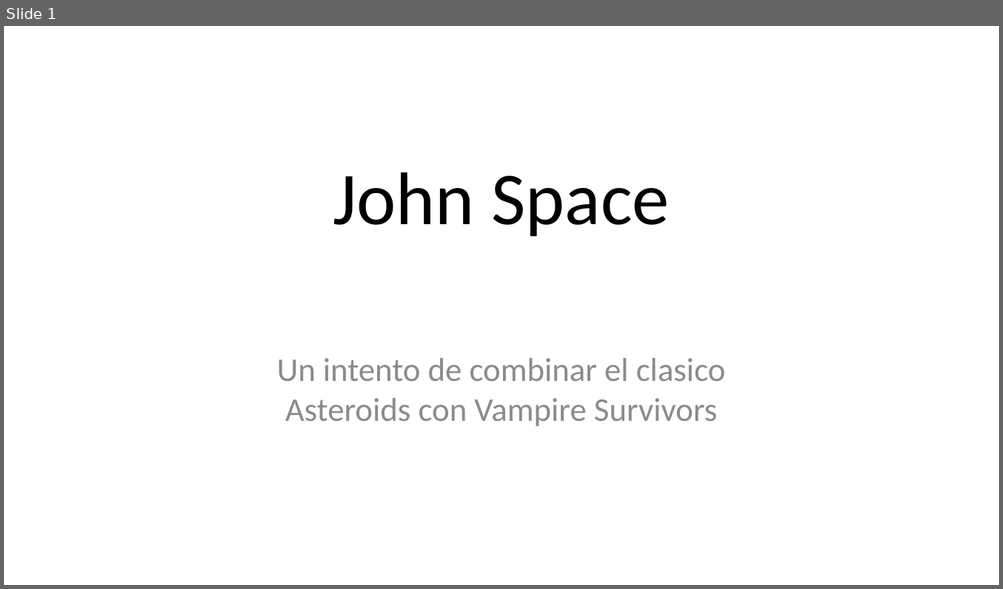
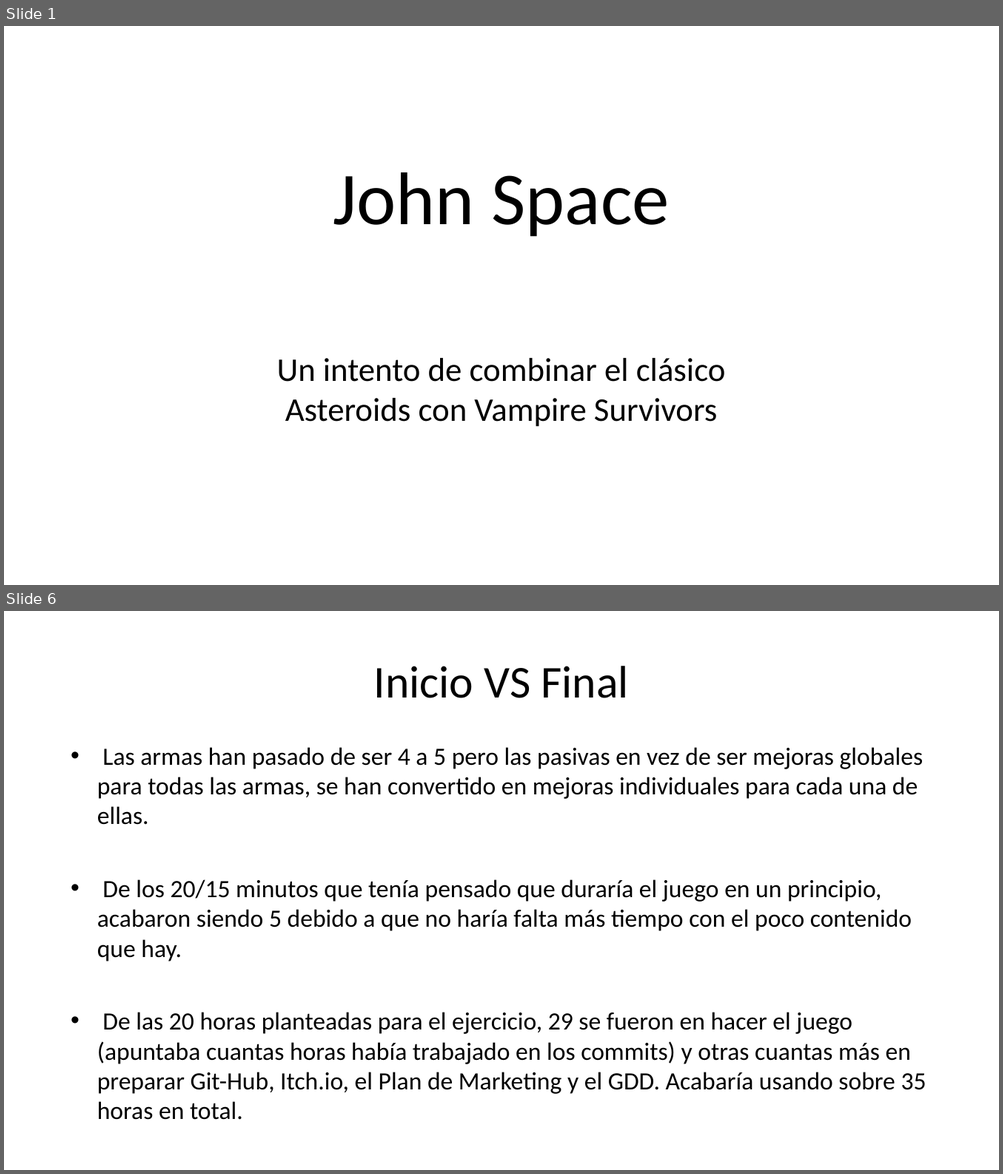
Before and after one commit to AdriCabado/John_Space, a slide deck: John_Space_Presentacion.odp. Shown one above the other, each under a label of ours: slide 1 before the commit, slides 1 and 6 after it; the slides between them are not shown. The pictures are 1003x589 and 1003x1174 pixels, drawn with LibreOffice and Linux fonts; fonts in the diff are those of the drawing. Boxes give left, top, right and bottom in pixels: in the first picture for what was removed or moved away, otherwise in the second. Text is boxed around its words. In the diff, an @@ line names an element or a change of style, - is before the commit and + after.

```diff
--- a/John_Space_Presentacion.odp
+++ b/John_Space_Presentacion.odp
@@ slide 6 added at [4,611,999,1170], background #FFFFFF @@
@@ title added at [374,666,628,698], 44 pt, text #000000 @@
+Inicio VS Final
@@ text added at [97,747,926,1120], 24 pt, text #000000 @@
+• Las armas han pasado de ser 4 a 5 pero las pasivas en vez de ser mejoras globales para todas las armas, se han convertido en mejoras individuales para cada una de ellas.
+• De los 20/15 minutos que tenía pensado que duraría el juego en un principio, acabaron siendo 5 debido a que no haría falta más tiempo con el poco contenido que hay.
+• De las 20 horas planteadas para el ejercicio, 29 se fueron en hacer el juego (apuntaba cuantas horas había trabajado en los commits) y otras cuantas más en preparar Git-Hub, Itch.io, el Plan de Marketing y el GDD. Acabaría usando sobre 35 horas en total.
@@ slide 1 changed as well @@
@@ subtitle at [277,358,726,427]: text changed; text colour #8C8C8C to #000000 @@
-Un intento de combinar el clasico Asteroids con Vampire Survivors
+Un intento de combinar el clásico Asteroids con Vampire Survivors
```
Also in this commit, not shown: 1 other slide changed, 5 other slides added, 5 slides removed.
